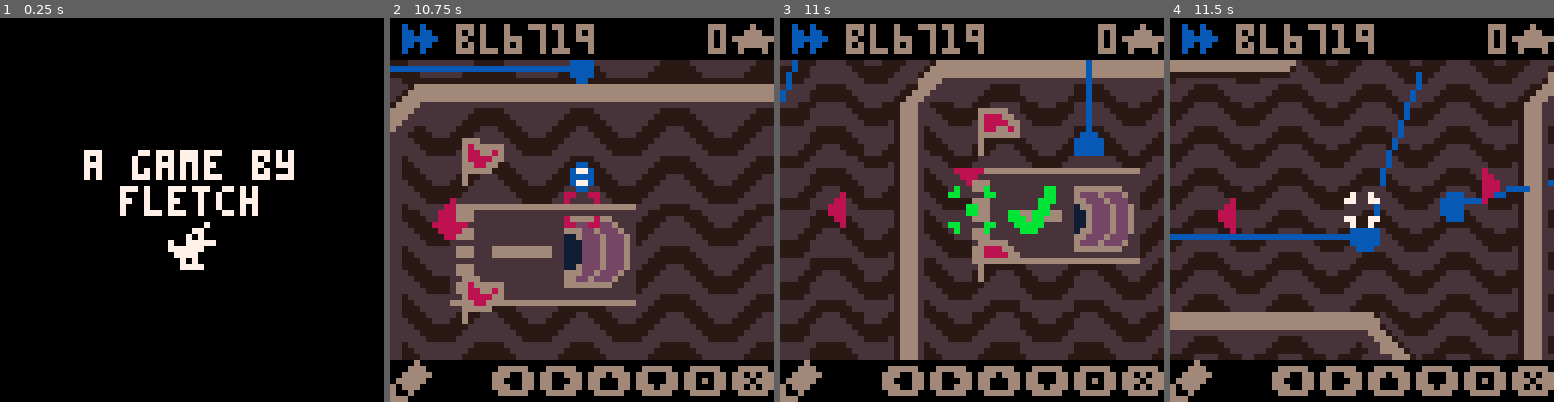
Above: before the commit, frames 1-4 (left to right).
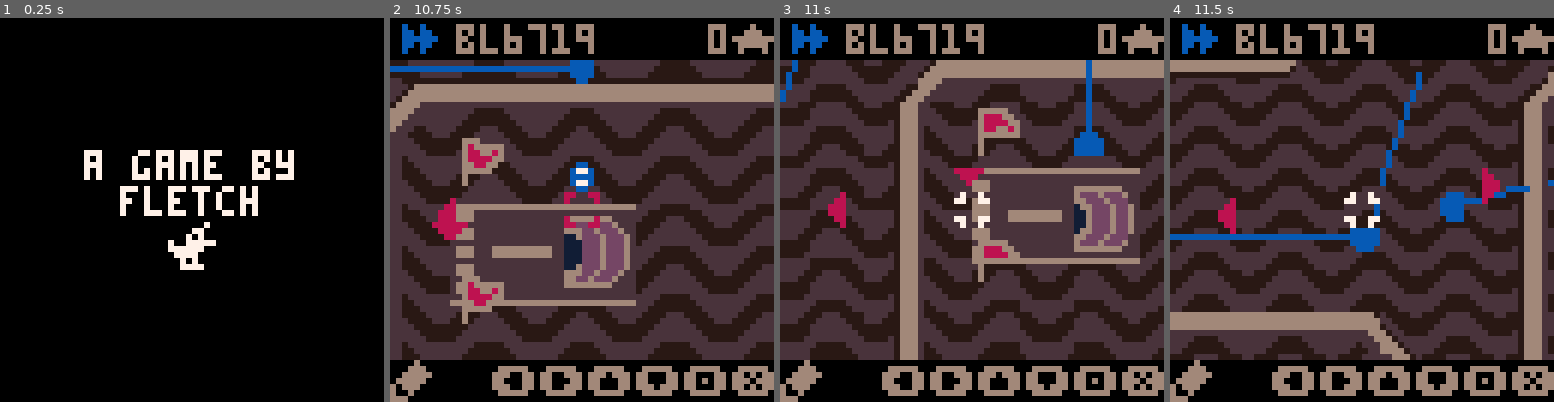
Above: after the commit, the same moments.

Repository: fletchmakes/oops-airlines
Game: PICO-8 cartridge oops-airlines.p8
Same seed, same stepped clock (60 frames per second), same inputs: the game is played once before the commit and once after it.
Inputs:
- Up to frame 1 (0.25 s): no input
- Up to frame 2 (10.75 s): tap X (X key) at 0.33, 0.7, 1.43, 2.58, 3.1, 3.62, 4.13, 4.65, 5.17, 5.68, 6.2, 6.72, 7.23, 7.75, 8.27, 8.78, 9.3, 9.82, 10.33 s; tap O (Z key) at 1.07, 1.8, 2.43, 3.07, 3.7, 4.33, 4.97, 5.6, 6.23, 6.87, 7.5, 8.13, 8.77, 9.4, 10.03, 10.67 s; hold Right 2.33-3.33 s; hold Right 3.38-4.22 s; hold Up 4.27-4.67 s; hold Right 4.72-5.72 s; hold Down 5.77-6.1 s; hold Left 6.15-6.98 s; hold Right 7.03-8.03 s; hold Right 8.08-8.92 s; hold Up 8.97-9.37 s; hold Right 9.42-10.42 s; hold Down from 10.47 s (still down)
- Up to frame 3 (11 s): release Down at 10.8 s; tap X (X key) at 10.85 s; hold Left from 10.85 s (still down)
- Up to frame 4 (11.5 s): keep holding Left; tap O (Z key) at 11.3 s; tap X (X key) at 11.37 s

Frames 1-2 are identical in both runs. In frame 3, 1.3% of the frame differs, in the area x 43-72%, y 43-57%; in frame 4, nothing differs.

Commit message:
reticle bug fix

Diff:
--- a/oops-airlines.p8
+++ b/oops-airlines.p8
@@ -478,8 +478,7 @@
 		end
 
 		-- check if we've clicked the airfield
-		local dist_to_hangar = dist({x=x, y=y}, airport)
-		if dist_to_hangar < 6 then
+		if is_in_landing_zone({x=x+7, y=y+7}) then
 			switch_to_flight()
 		else
 			sfx(5)
@@ -562,16 +561,21 @@
 
 	plane.update = function(self)
 		-- check if we're landing
-		if self.status == "ROUTING" and dist(self, airport) < 7 then
+		local plane_center = {x=flr(self.x)+7,y=flr(self.y)+7}
+		if self.status == "ROUTING" and is_in_landing_zone(plane_center) then
 			self.status = "LANDING"
 		end
 
 		if self.status == "ROUTING" then
 			-- check if we reached our next node
 			if dist(self, self.next_node) < self.speed then
-				_qdequeue(self.nodes) -- remove the current entry
+				local last_node = _qdequeue(self.nodes) -- remove the current entry
+				self.x, self.y = last_node.x, last_node.y
 				self.next_node = _qpeek(self.nodes)
-				self.theta = angle(self, self.next_node)
+				if self.next_node ~= nil then
+					self.theta = angle(self, self.next_node)
+				end
+
 			end
 
 			-- move towards destination
@@ -789,7 +793,8 @@
 function draw_crosshair()
 	if mode == "PLAN" then
 		-- about to end planning phase
-		if dist(cam.get_reticle(cam), {x=airport.x+8,y=airport.y+8}) < 5.5 then
+		local reticle = cam.get_reticle(cam)
+		if is_in_landing_zone(reticle) then
 			spr(15, 28, 28)
 			spr(95, 38, 28)
 			return
@@ -1187,7 +1192,7 @@
 
 	-- gets the center of the screen
 	c.get_reticle = function(self)
-		return {x=self.x+63, y=self.y+63}
+		return {x=flr(self.x)+63, y=flr(self.y)+63}
 	end
 
 	return c
@@ -1417,6 +1422,18 @@
 -- assumes a and b are tables with members x and y
 function angle(a, b)
 	return atan2(a.x-b.x, a.y-b.y)
+end
+
+-- point is a table with form {x=0,y=0}
+function is_in_landing_zone(point)
+	if point.x > airport.x+6 and
+	   point.x <= airport.x+12 and
+	   point.y > airport.y and
+	   point.y <= airport.y+15 then
+			return true
+	end
+
+	return false
 end
 
 -- particle system
